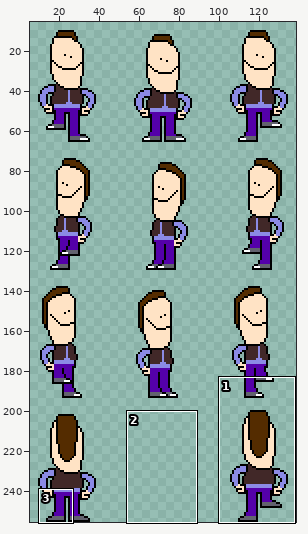
File history of a sprite sheet, img/characters/$ugly.png. The picture above shows the old version from afar; the outline marks the close-up.
Close-up. First the earlier version:
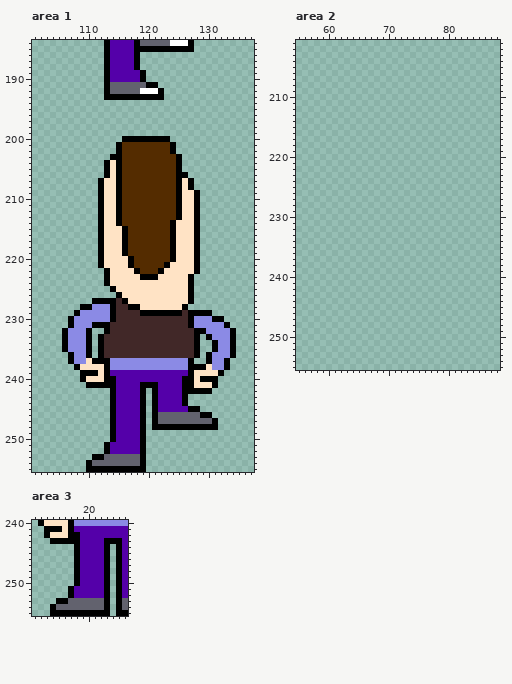
The file is 144x256 pixels. Shown: area 1: x 101..137, y 184..255; area 2: x 55..88, y 201..255; area 3: x 11..26, y 240..255. The old version is drawn lined up with the new one. The wide view leaves out empty margins. The commit also changed other parts of the picture, which this record leaves out.
And afterwards:
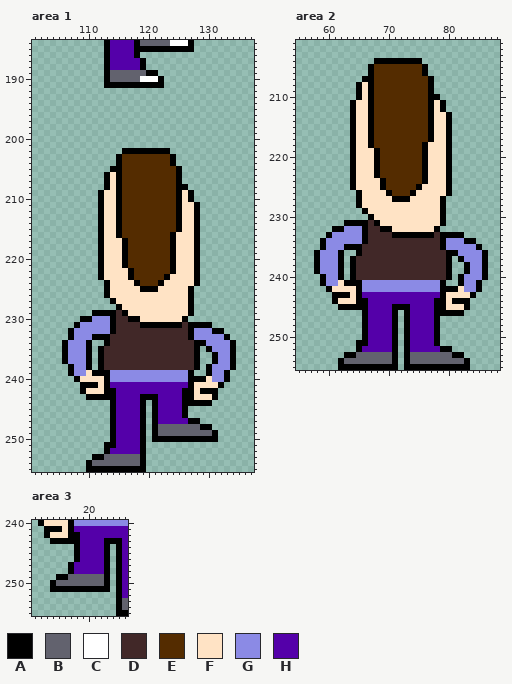
Palette (. is transparent): A #000000  B #62626e  C #ffffff  D #412828  E #542c00  F #ffe3c5  G #8b8ae5  H #5400a9
Changes in this commit:
drawings rearranged on the sheet (the old picture shows each at its new place; 1 dropped ones are not shown)
--- area 1
@@ x 111..124 @@
 186 ..AHHHHA......
-187 ..AHHHHA......
-188 ..AHHHHA......
-189 ..AHHHHHA.....
-190 ..AHHHHHA.....
-191 ..ABBBBBBAA...
-192 ..ABBBBBCCCA..
-193 ..AAAAAAAAAA..
+187 ..AHHHHHA.....
+188 ..AHHHHHA.....
+189 ..ABBBBBBAA...
+190 ..ABBBBBCCCA..
+191 ..AAAAAAAAAA..
+192 ..............
+193 ..............
 194 ..............
@@ x 110..130 @@
 199 .....................
-200 ......AAAAAAAA.......
-201 .....AEEEEEEEEA......
-202 .....AEEEEEEEEA......
-203 ....AAEEEEEEEEEA.....
-204 ...AFAEEEEEEEEEA.....
-205 ...AFAEEEEEEEEEA.....
-206 ...AFAEEEEEEEEEAA....
-207 ..AFFAEEEEEEEEEAFA...
-208 ..AFFAEEEEEEEEEAFA...
-209 ..AFFAEEEEEEEEEAFFA..
-210 ..AFFAEEEEEEEEEAFFA..
+200 .....................
+201 .....................
+202 ......AAAAAAAA.......
+203 .....AEEEEEEEEA......
+204 .....AEEEEEEEEA......
+205 ....AAEEEEEEEEEA.....
+206 ...AFAEEEEEEEEEA.....
+207 ...AFAEEEEEEEEEA.....
+208 ...AFAEEEEEEEEEAA....
+209 ..AFFAEEEEEEEEEAFA...
+210 ..AFFAEEEEEEEEEAFA...
 211 ..AFFAEEEEEEEEEAFFA..
@@ x 113..127 @@
 213 FFAEEEEEEEEEAFF
-214 FFAEEEEEEEEAFFF
-215 FFFAEEEEEEEAFFF
-216 FFFAEEEEEEEAFFF
+214 FFAEEEEEEEEEAFF
+215 FFAEEEEEEEEEAFF
+216 FFAEEEEEEEEAFFF
 217 FFFAEEEEEEEAFFF
@@ x 101..137 @@
 219 ...........AFFFAEEEEEEEAFFFA.........
-220 ...........AFFFFAEEEEEEAFFFA.........
-221 ...........AFFFFAEEEEEAFFFFA.........
-222 ............AFFFFAEEEAFFFFFA.........
-223 ............AFFFFFAAAFFFFFA..........
-224 ............AFFFFFFFFFFFFFA..........
-225 .............AFFFFFFFFFFFFA..........
-226 ..............AFFFFFFFFFFFA..........
-227 ..........AAAADAFFFFFFFFFFA..........
-228 ........AAGGGADDAAFFFFFFFA...........
-229 .......AGGGGGADDDDAAAAAAADAAAA.......
-230 ......AGGGGGGADDDDDDDDDDDDAGGGAA.....
-231 ......AGGGAAADDDDDDDDDDDDDAGGGGGA....
-232 .....AGGGA..ADDDDDDDDDDDDDDAAGGGGA...
-233 .....AGGGA.ADDDDDDDDDDDDDDDA.AGGGA...
-234 .....AGGGA.ADDDDDDDDDDDDDDDA..AGGA...
-235 .....AGGGA.ADDDDDDDDDDDDDDDA..AGGA...
-236 ......AGGA.ADDDDDDDDDDDDDDDA.AGGGA...
-237 ......AGGFAAAGGGGGGGGGGGGGA..AGGA....
-238 .......AFFFFAGGGGGGGGGGGGGAAAFGGA....
-239 ........AAAFAHHHHHHHHHHHHHAFFFFA.....
-240 ........AFFFAAHHHHHHHHHHHAAFAAA......
-241 .........AAAAAHHHHAAAHHHHAAFFFA......
-242 .............AHHHHA.AHHHHAAAAA.......
-243 .............AHHHHA.AHHHHA...........
-244 .............AHHHHA.AHHHHA...........
-245 .............AHHHHA.AHHHHHAA.........
-246 .............AHHHHA.ABBBBBBBAA.......
-247 .............AHHHHA.ABBBBBBBBBA......
-248 .............AHHHHA.AAAAAAAAAAA......
-249 .............AHHHHA..................
-250 .............AHHHHA..................
-251 ............AHHHHHA..................
+220 ...........AFFFAEEEEEEEAFFFA.........
+221 ...........AFFFAEEEEEEEAFFFA.........
+222 ...........AFFFFAEEEEEEAFFFA.........
+223 ...........AFFFFAEEEEEAFFFFA.........
+224 ............AFFFFAEEEAFFFFFA.........
+225 ............AFFFFFAAAFFFFFA..........
+226 ............AFFFFFFFFFFFFFA..........
+227 .............AFFFFFFFFFFFFA..........
+228 ..............AFFFFFFFFFFFA..........
+229 ..........AAAADAFFFFFFFFFFA..........
+230 ........AAGGGADDAAFFFFFFFA...........
+231 .......AGGGGGADDDDAAAAAAADAAAA.......
+232 ......AGGGGGGADDDDDDDDDDDDAGGGAA.....
+233 ......AGGGAAADDDDDDDDDDDDDAGGGGGA....
+234 .....AGGGA..ADDDDDDDDDDDDDDAAGGGGA...
+235 .....AGGGA.ADDDDDDDDDDDDDDDA.AGGGA...
+236 .....AGGGA.ADDDDDDDDDDDDDDDA..AGGA...
+237 .....AGGGA.ADDDDDDDDDDDDDDDA..AGGA...
+238 ......AGGA.ADDDDDDDDDDDDDDDA.AGGGA...
+239 ......AGGFAAAGGGGGGGGGGGGGA..AGGA....
+240 .......AFFFFAGGGGGGGGGGGGGAAAFGGA....
+241 ........AAAFAHHHHHHHHHHHHHAFFFFA.....
+242 ........AFFFAAHHHHHHHHHHHAAFAAA......
+243 .........AAAAAHHHHAAAHHHHAAFFFA......
+244 .............AHHHHA.AHHHHAAAAA.......
+245 .............AHHHHA.AHHHHA...........
+246 .............AHHHHA.AHHHHA...........
+247 .............AHHHHA.AHHHHHAA.........
+248 .............AHHHHA.ABBBBBBBAA.......
+249 .............AHHHHA.ABBBBBBBBBA......
+250 .............AHHHHA.AAAAAAAAAAA......
+251 ............AAHHHHA..................
 252 ............AHHHHHA..................
--- area 2
@@ x 55..88 @@
 203 ..................................
-204 ..................................
-205 ..................................
-206 ..................................
-207 ..................................
-208 ..................................
-209 ..................................
-210 ..................................
-211 ..................................
-212 ..................................
-213 ..................................
-214 ..................................
-215 ..................................
-216 ..................................
-217 ..................................
-218 ..................................
-219 ..................................
-220 ..................................
-221 ..................................
-222 ..................................
-223 ..................................
-224 ..................................
-225 ..................................
-226 ..................................
-227 ..................................
-228 ..................................
-229 ..................................
-230 ..................................
-231 ..................................
-232 ..................................
-233 ..................................
-234 ..................................
-235 ..................................
-236 ..................................
-237 ..................................
-238 ..................................
-239 ..................................
-240 ..................................
-241 ..................................
-242 ..................................
-243 ..................................
-244 ..................................
-245 ..................................
-246 ..................................
-247 ..................................
-248 ..................................
-249 ..................................
-250 ..................................
-251 ..................................
-252 ..................................
-253 ..................................
-254 ..................................
-255 ..................................
+204 .............AAAAAAAA.............
+205 ............AEEEEEEEEA............
+206 ............AEEEEEEEEA............
+207 ...........AAEEEEEEEEEA...........
+208 ..........AFAEEEEEEEEEA...........
+209 ..........AFAEEEEEEEEEA...........
+210 ..........AFAEEEEEEEEEAA..........
+211 .........AFFAEEEEEEEEEAFA.........
+212 .........AFFAEEEEEEEEEAFA.........
+213 .........AFFAEEEEEEEEEAFFA........
+214 .........AFFAEEEEEEEEEAFFA........
+215 .........AFFAEEEEEEEEEAFFA........
+216 .........AFFAEEEEEEEEEAFFA........
+217 .........AFFAEEEEEEEEEAFFA........
+218 .........AFFAEEEEEEEEAFFFA........
+219 .........AFFFAEEEEEEEAFFFA........
+220 .........AFFFAEEEEEEEAFFFA........
+221 .........AFFFAEEEEEEEAFFFA........
+222 .........AFFFAEEEEEEEAFFFA........
+223 .........AFFFAEEEEEEEAFFFA........
+224 .........AFFFFAEEEEEEAFFFA........
+225 .........AFFFFAEEEEEAFFFFA........
+226 ..........AFFFFAEEEAFFFFFA........
+227 ..........AFFFFFAAAFFFFFA.........
+228 ..........AFFFFFFFFFFFFFA.........
+229 ...........AFFFFFFFFFFFFA.........
+230 ............AFFFFFFFFFFFA.........
+231 ........AAAADAFFFFFFFFFFA.........
+232 ......AAGGGADDAAFFFFFFFA..........
+233 .....AGGGGGADDDDAAAAAAADAAAA......
+234 ....AGGGGGGADDDDDDDDDDDDAGGGAA....
+235 ....AGGGAAADDDDDDDDDDDDDAGGGGGA...
+236 ...AGGGA..ADDDDDDDDDDDDDDAAGGGGA..
+237 ...AGGGA.ADDDDDDDDDDDDDDDA.AGGGA..
+238 ...AGGGA.ADDDDDDDDDDDDDDDA..AGGA..
+239 ...AGGGA.ADDDDDDDDDDDDDDDA..AGGA..
+240 ....AGGA.ADDDDDDDDDDDDDDDA.AGGGA..
+241 ....AGGFAAAGGGGGGGGGGGGGA..AGGA...
+242 .....AFFFFAGGGGGGGGGGGGGAAAFGGA...
+243 ......AAAFAHHHHHHHHHHHHHAFFFFA....
+244 ......AFFFAAHHHHHHHHHHHAAFAAA.....
+245 .......AAAAAHHHHAAAHHHHAAFFFA.....
+246 ...........AHHHHA.AHHHHAAAAA......
+247 ...........AHHHHA.AHHHHA..........
+248 ...........AHHHHA.AHHHHA..........
+249 ...........AHHHHA.AHHHHA..........
+250 ...........AHHHHA.AHHHHA..........
+251 ..........AAHHHHA.AHHHHA..........
+252 ..........AHHHHHA.AHHHHHAA........
+253 ........AABBBBBBA.ABBBBBBBAA......
+254 .......ABBBBBBBBA.ABBBBBBBBBA.....
+255 .......AAAAAAAAAA.AAAAAAAAAAA.....
--- area 3
@@ x 11..26 @@
 246 .......AHHHHA.AH
-247 .......AHHHHA.AH
-248 .......AHHHHA.AH
-249 .......AHHHHA.AH
-250 .......AHHHHA.AH
-251 ......AHHHHHA.AH
-252 ......AHHHHHA.AH
-253 ....AABBBBBBA.AB
-254 ...ABBBBBBBBA.AB
-255 ...AAAAAAAAAA.AA
+247 ......AHHHHHA.AH
+248 ......AHHHHHA.AH
+249 ....AABBBBBBA.AH
+250 ...ABBBBBBBBA.AH
+251 ...AAAAAAAAAA.AH
+252 ..............AH
+253 ..............AB
+254 ..............AB
+255 ..............AA
